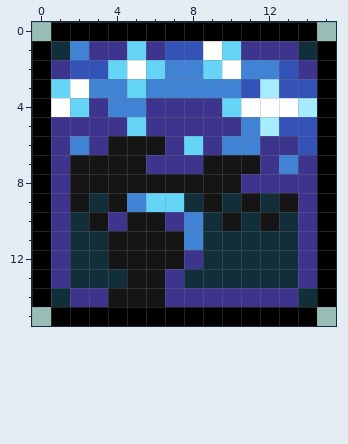
One commit to this pixel-art sprite: Content/Buffs/PetBuffs/StarBuff.png. The picture above is the old version.
The file is 32x32 pixels, drawn in blocks of 2x2; one block is one cell here.
And afterwards:
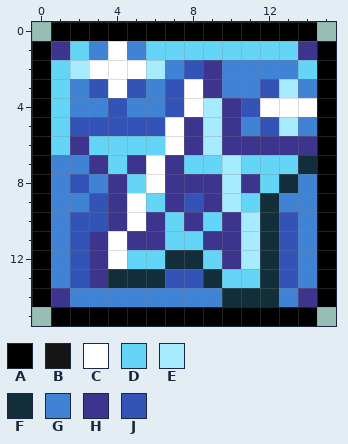
Palette (. is transparent): A #000000  B #151515  C #ffffff  D #64d5f7  E #a7ebff  F #112e3a  G #4083d4  H #3d348d  J #3353b6
Change:
Changed rows in their new state; - is an unchanged pixel.
first column x 1:
 1 HDGCGDDDD-DDDH
 2 DECC-E-JHG--GD
 3 -GJCJ-JCH-GJEG
 4 DGGJ-GJCEHJ--C
 5 DJJJJJC-E--JEG
 6 DHDDDDCHEHH--H
 7 GGHDHC-DDEDDDF
 8 GJGHDCHHHE-DFG
 9 GGJHC-HJHED-GG
10 GJJ-CHDHDHEFJG
11 GJHCHHDDHHE-JG
12 GJHCDDFFDHE-JG
13 GJH-FFJJ-DD-JG
14 HGGGGGGGGFFFGH
Where, in picture pixels (left, top, right, bottom), the same in both pictures:
changed: (51, 41, 317, 307)
